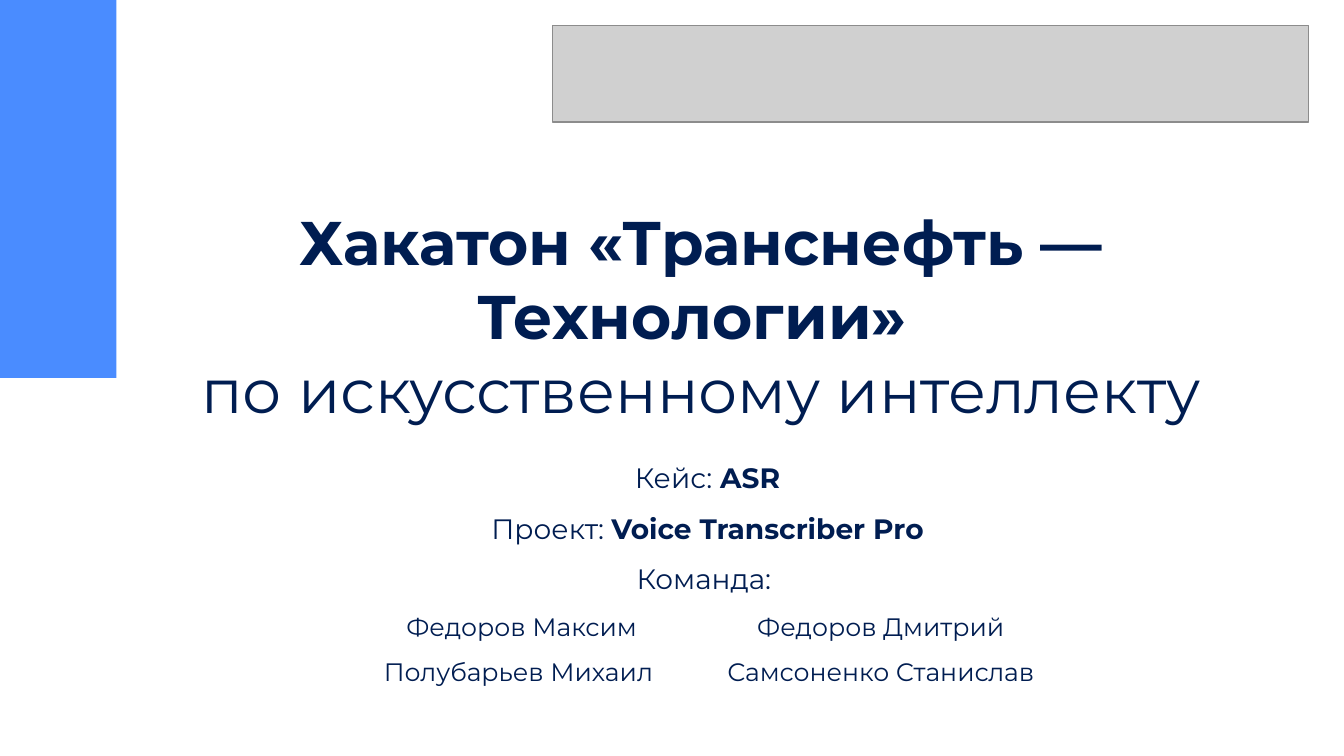
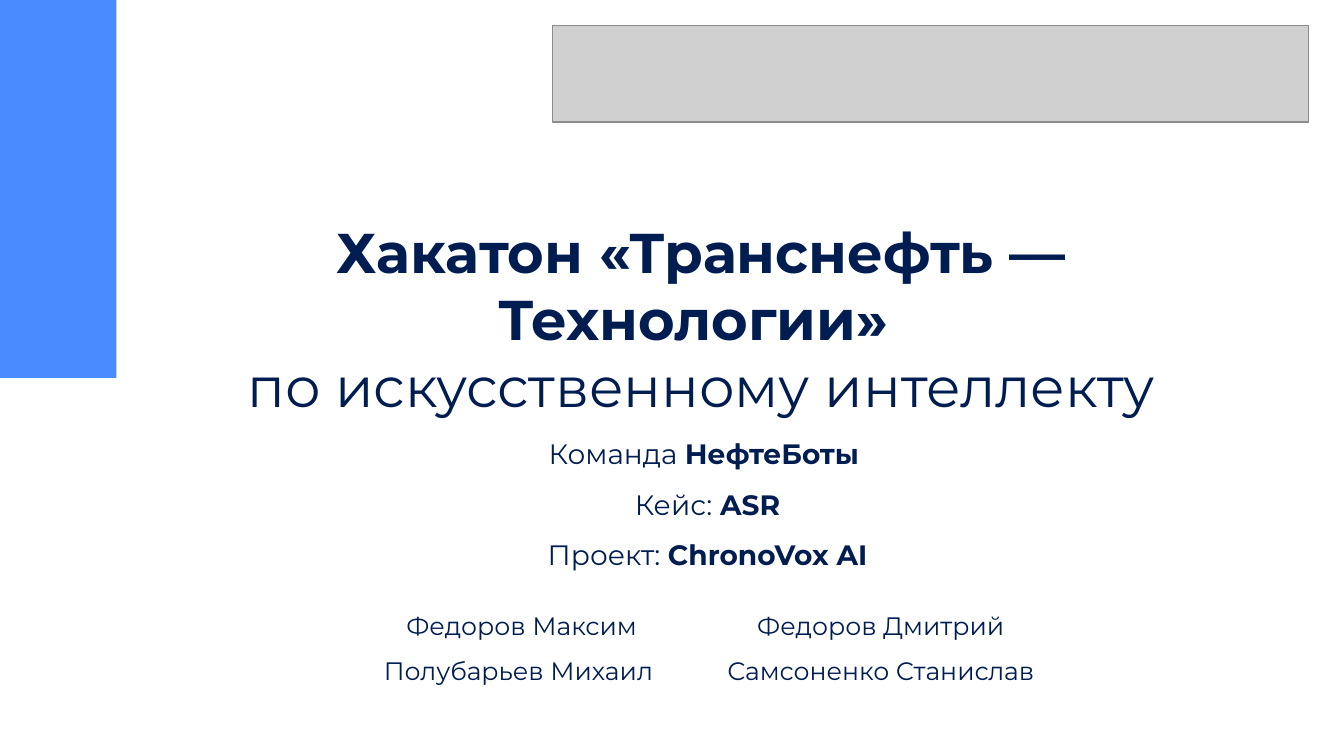
Before and after one commit to maxikfedorov/HACK-TRANSNEFT-ASR, a slide deck: slide 1 of ТрансНефть.pptx. Drawn at 1344x756 pixels with LibreOffice and Linux fonts; fonts in the diff are those of the drawing; grey boxes stand for pictures. Boxes give left, top, right and bottom in pixels: in the first picture for what was removed or moved away, otherwise in the second. Text is boxed around its words. In the diff, an @@ line names an element or a change of style, - is before the commit and + after.

```diff
--- a/ТрансНефть.pptx
+++ b/ТрансНефть.pptx
@@ title "Хакатон «Транснефть — Технологии» по ...": place and size @@
-title "Хакатон «Транснефть — Технологии» по ..." at [201, 219, 1201, 426]
+title "Хакатон «Транснефть — Технологии» по ..." at [248, 231, 1155, 418]
@@ title "Хакатон «Транснефть — Технологии» по ..." at [248, 231, 1155, 418]: size 44 to 40 pt @@
@@ subtitle "Команда НефтеБоты": place and size @@
-subtitle "Команда НефтеБоты" at [491, 467, 923, 593]
+subtitle "Команда НефтеБоты" at [548, 443, 868, 571]
@@ subtitle at [549, 443, 859, 470]: paragraph added @@
+Команда НефтеБоты
@@ subtitle at [548, 544, 868, 571]: text changed @@
-Проект: Voice Transcriber Pro
-Команда:
+Проект: ChronoVox AI
```
Also in this commit, not shown: 2 other slides changed, 2 slides added, 1 slide removed, 9 other files.
